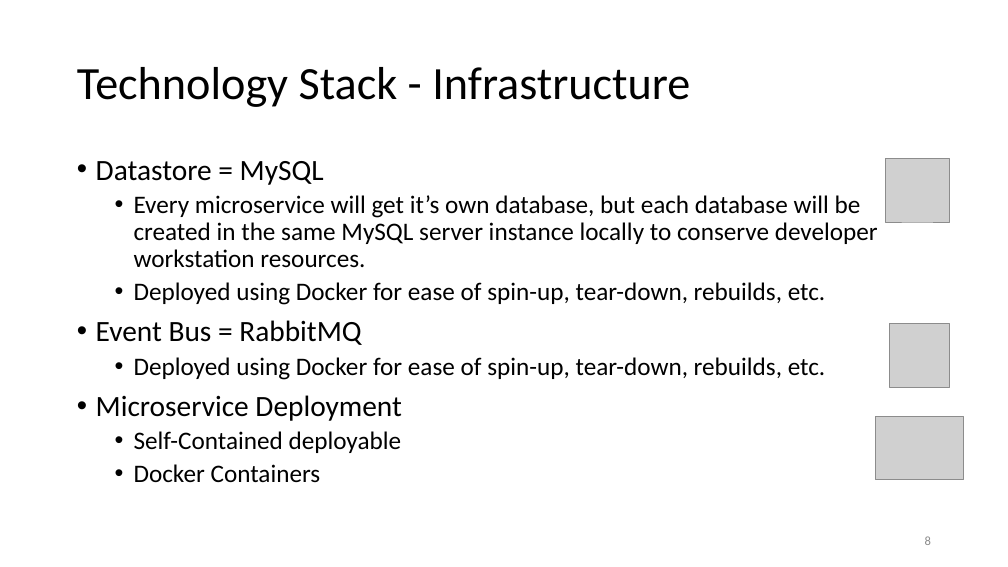
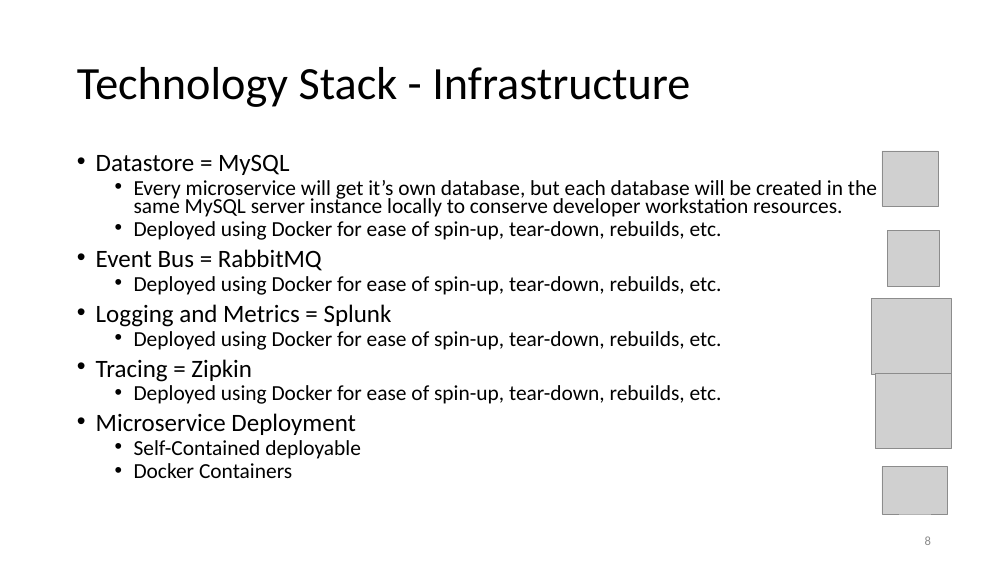
Before and after one commit to jpenniman/java-ms-training, a slide deck: slide 8 of slide-decks/microservices-RI.pptx. Drawn at 1008x567 pixels with LibreOffice and Linux fonts; fonts in the diff are those of the drawing; grey boxes stand for pictures; background and template pictures are left out. Boxes give left, top, right and bottom in pixels: in the first picture for what was removed or moved away, otherwise in the second. Text is boxed around its words. In the diff, an @@ line names an element or a change of style, - is before the commit and + after.

```diff
--- a/slide-decks/microservices-RI.pptx
+++ b/slide-decks/microservices-RI.pptx
@@ text at (96,154,877,478): size 28 to 23.8 pt in "Datastore = MySQL", "Event Bus = RabbitMQ", "Microservice Deployment"; size 24 to 20.4 pt in "Every microservice will get it’s own database, ...", "Deployed using Docker for ease of spin-up, ...", "Deployed using Docker for ease of spin-up, ...", "Self-Contained deployable" and 1 more places; line spacing 0.9 to 0.7 @@
@@ picture: place and size @@
-picture at (885,159,950,222)
+picture at (882,151,938,206)
@@ picture: place and size @@
-picture at (890,324,950,387)
+picture at (887,231,939,286)
@@ picture added at (872,299,951,374) @@
@@ text at (96,304,722,404): paragraphs added @@
+• Logging and Metrics = Splunk
+  • Deployed using Docker for ease of spin-up, tear-down, rebuilds, etc.
+• Tracing = Zipkin
+  • Deployed using Docker for ease of spin-up, tear-down, rebuilds, etc.
@@ picture added at (876,373,951,448) @@
@@ picture: place and size @@
-picture at (876,417,964,480)
+picture at (882,467,948,513)
```
Also in this commit, not shown: 7 other slides changed, 8 slides added.
